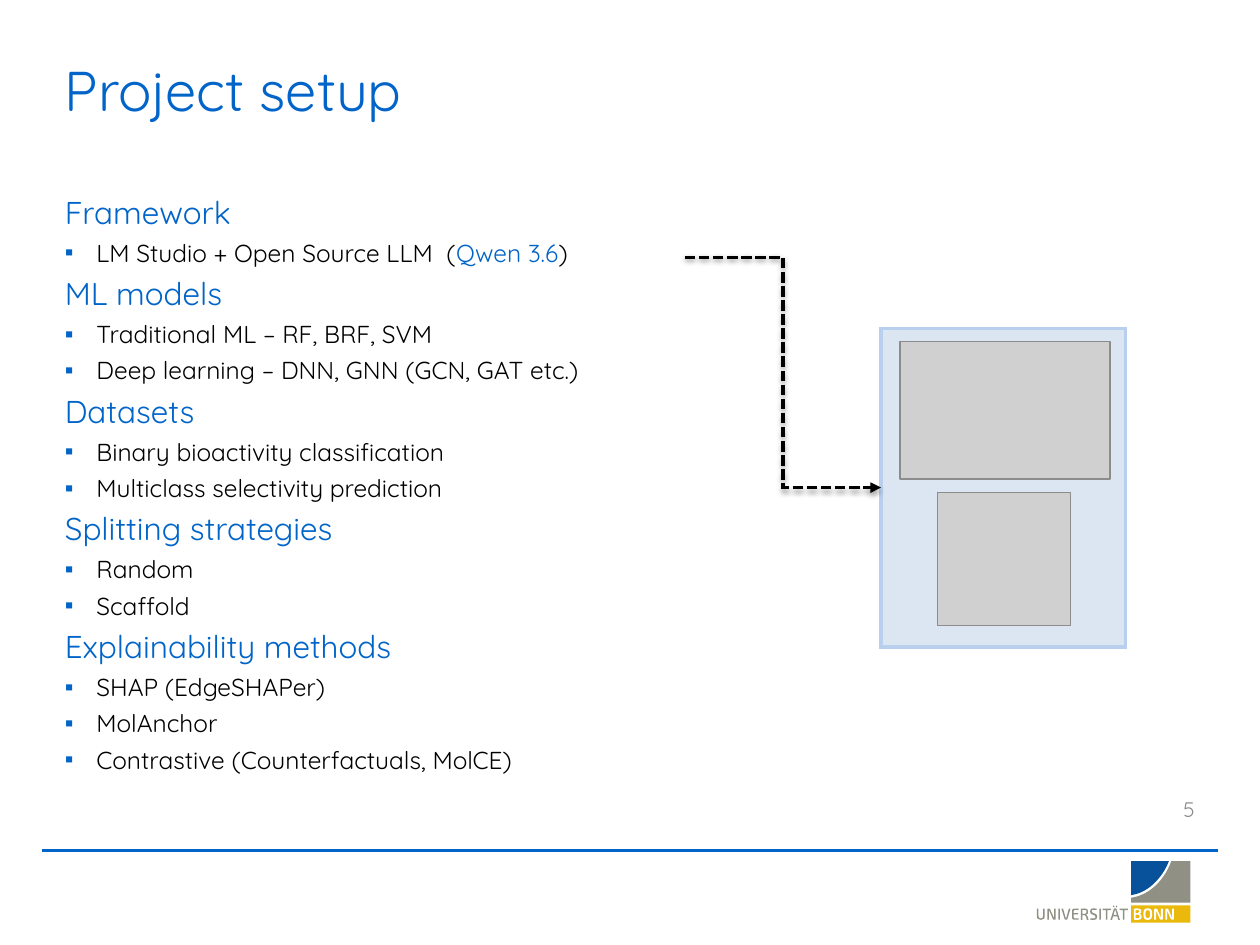
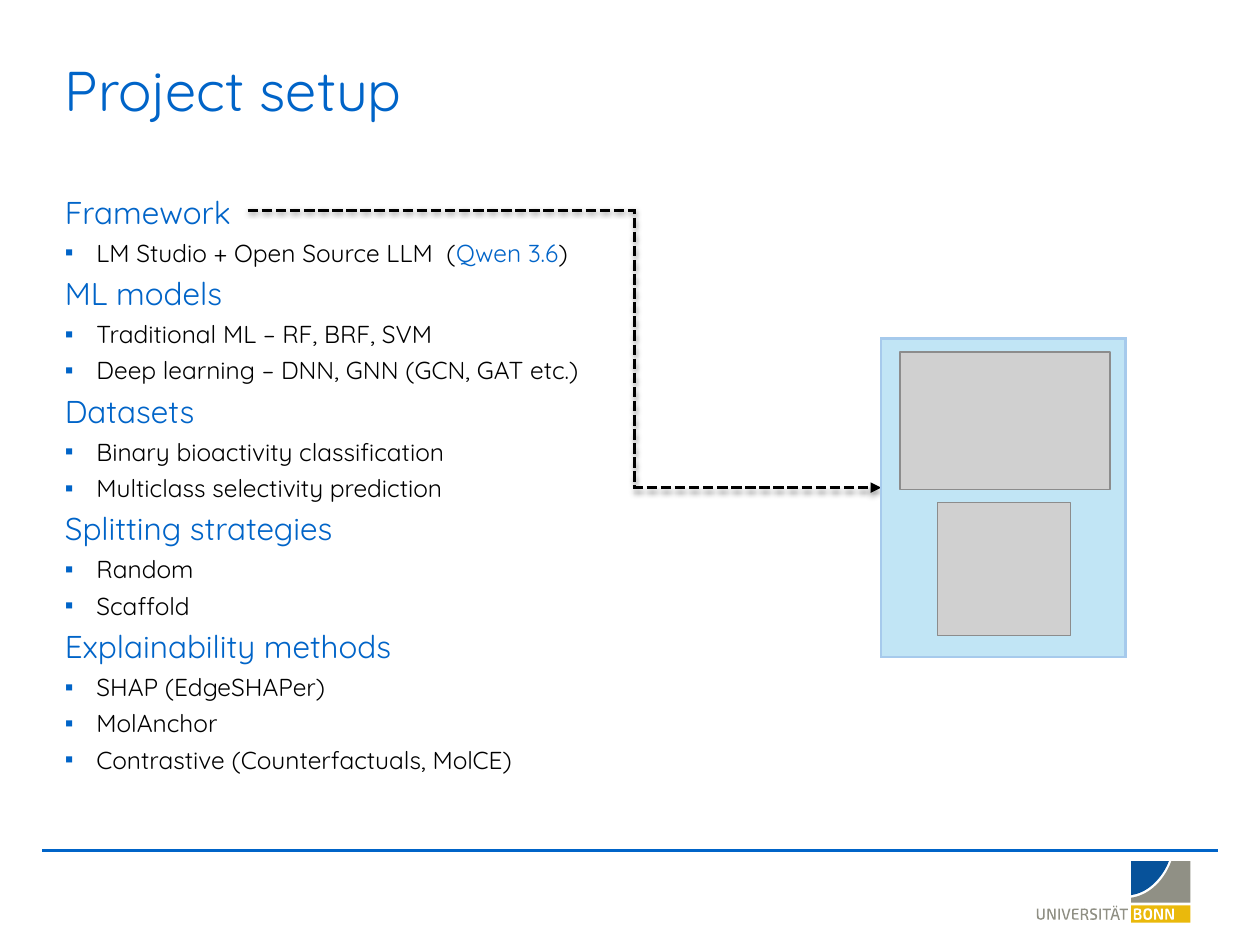
Before and after one commit to LSI-Uni-Bonn/ChemicHAL, a slide deck: slide 5 of slides/AI_Agent_Explainability.pptx. Drawn at 1260x945 pixels with LibreOffice and Linux fonts; fonts in the diff are those of the drawing; grey boxes stand for pictures; background and template pictures are left out. Boxes give left, top, right and bottom in pixels: in the first picture for what was removed or moved away, otherwise in the second. Text is boxed around its words. In the diff, an @@ line names an element or a change of style, - is before the commit and + after.

```diff
--- a/slides/AI_Agent_Explainability.pptx
+++ b/slides/AI_Agent_Explainability.pptx
@@ elbow arrow moved from (684, 257) - (881, 488) to (248, 210) - (881, 488) @@
@@ 2 pictures, 1 rectangle: place and size @@
-2 pictures, 1 rectangle at bbox=[881, 329, 1125, 648]
+2 pictures, 1 rectangle at bbox=[881, 339, 1125, 658]
@@ rectangle at bbox=[881, 339, 1125, 658]: fill #DCE6F2 to #C1E5F5; outline #B8D0ED 2 pt to #A6CAEC 1.5 pt @@
@@ page number removed at bbox=[1183, 802, 1195, 817] @@
-5
```
Also in this commit, not shown: 23 other slides changed.
